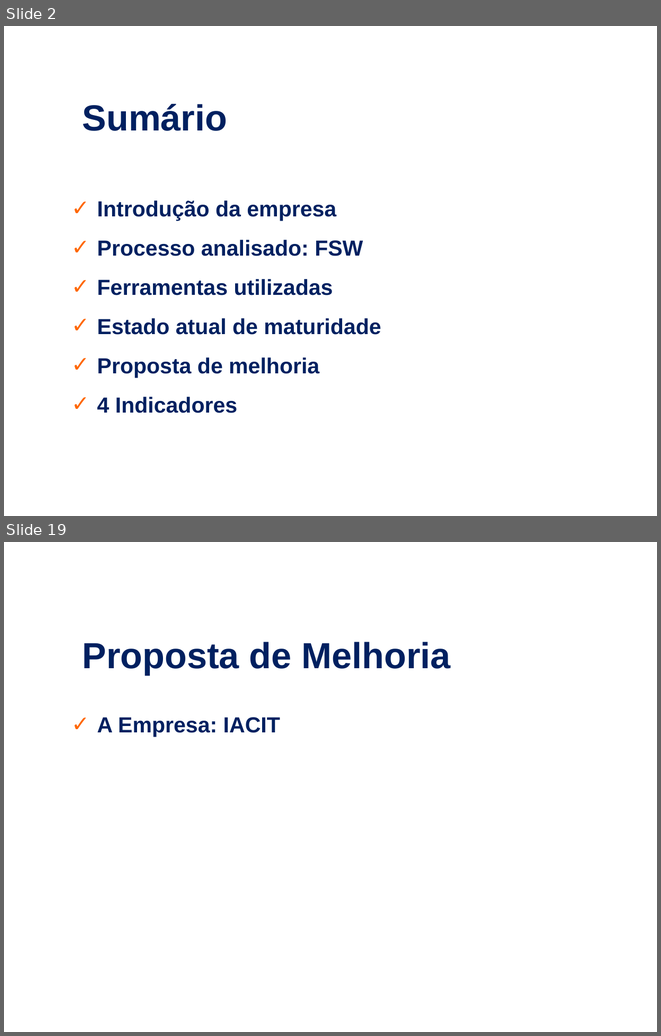
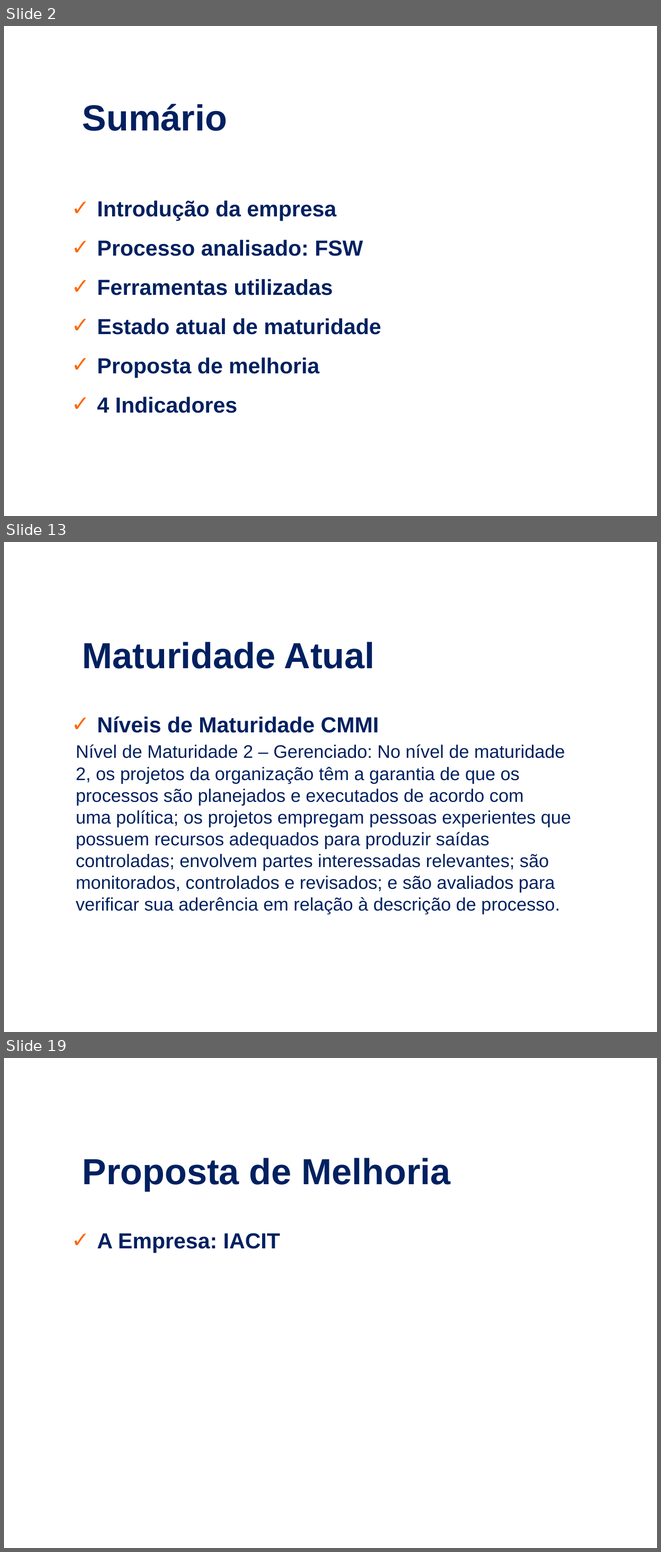
Before and after one commit to eccentricexit/softeng2_2017, a slide deck: ed-projetos-comp/ed-proj-comp.ppt. Shown one above the other, each under a label of ours: slides 2 and 19 before the commit, slides 2, 13 and 19 after it; the slides between them are not shown. The pictures are 661x1036 and 661x1552 pixels, drawn with LibreOffice and Linux fonts; fonts in the diff are those of the drawing; background and template pictures are left out. Boxes give left, top, right and bottom in pixels: in the first picture for what was removed or moved away, otherwise in the second. Text is boxed around its words. In the diff, an @@ line names an element or a change of style, - is before the commit and + after.

```diff
--- a/ed-projetos-comp/ed-proj-comp.ppt
+++ b/ed-projetos-comp/ed-proj-comp.ppt
@@ slide 13 added at [4, 542, 657, 1032], background picture (left out) @@
@@ text added at [82, 642, 375, 669], 40 pt, text #002060, bold @@
+Maturidade Atual
@@ text added at [97, 716, 379, 733], 24 pt, text #002060, bold @@
+  ✓ Níveis de Maturidade CMMI
@@ text added at [76, 744, 571, 914], 20 pt, text #002060 @@
+Nível de Maturidade 2 – Gerenciado: No nível de maturidade 2, os projetos da organização têm a garantia de que os processos são planejados e executados de acordo com
+uma política; os projetos empregam pessoas experientes que possuem recursos adequados para produzir saídas controladas; envolvem partes interessadas relevantes; são monitorados, controlados e revisados; e são avaliados para verificar sua aderência em relação à descrição de processo.
```
Also in this commit, not shown: 5 slides changed, 10 other slides added, 10 slides removed, 1 other file.
